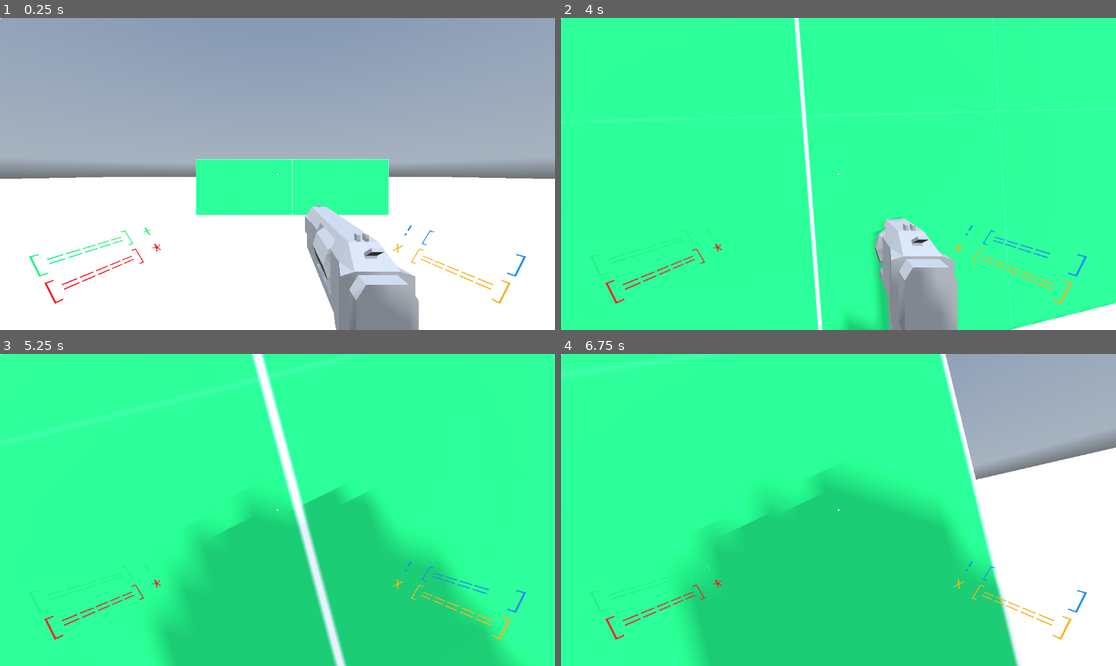
Above: before the commit, frames 1-4 (two rows, left to right).
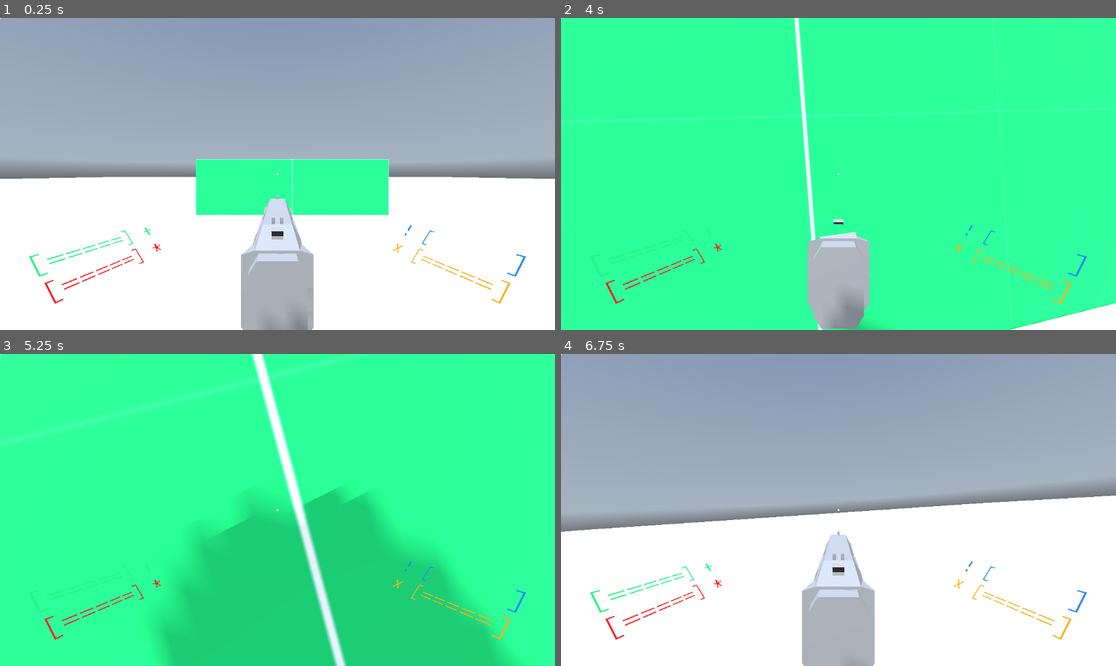
Above: after the commit, the same moments.

Repository: UPWRD1/game_fps
Game: Godot game, scene res://scenes/world.tscn
The game is run twice, just before and just after one commit, with the same random seed, the same clock (stepped at 60 frames per second) and the same inputs. A sky picture missing from this copy of the repository is replaced by a grey-blue gradient.
Inputs (mouse positions are in pixels of both pictures, inside the frame that each line leads up to):
- Up to frame 1 (0.25 s): no input
- Up to frame 2 (4 s): move the mouse to (866, 174) at 0.52 s; hold W (move_forward) from 0.53 s (still down); tap Ctrl (move_crouch) at 0.6, 1.55, 2.3, 2.85, 3.8 s; tap Space (move_jump) at 0.77, 1.52, 3.02, 3.77 s; move the mouse to (810, 174) at 1.27 s; tap E (do_sigact) at 1.35 s; move the mouse to (849, 167) at 2.02 s; click (849, 167) at 2.1 s; tap Enter at 2.75 s; move the mouse to (832, 180) at 2.77 s; move the mouse to (877, 177) at 3.52 s; hold Shift (move_sprint) from 3.53 s (still down)
- Up to frame 3 (5.25 s): keep holding W (move_forward); move the mouse to (233, 506) at 4.27 s; release Shift (move_sprint) at 4.28 s; tap Ctrl (move_crouch) at 4.35 s; tap Space (move_jump) at 4.52 s; move the mouse to (283, 510) at 5.02 s; hold E (do_sigact) from 5.03 s (still down)
- Up to frame 4 (6.75 s): tap Ctrl (move_crouch) at 5.3, 6.05, 6.6 s; move the mouse to (816, 503) at 5.77 s; release W (move_forward) at 5.78 s; release E (do_sigact) at 5.78 s; hold D (move_right) 5.78-6.53 s; click (816, 503) at 5.85 s; tap Space (move_jump) at 6.02 s; move the mouse to (866, 510) at 6.52 s; hold W (move_forward) from 6.53 s (still down)

The runs differ from the first frame. In frame 1, 9.7% of the frame differs, in the area x 43-76%, y 56-100%; in frame 2, 7.6%; in frame 3, less than 0.1%; in frame 4, 79%, in the area x 0-100%, y 0-100%.

Commit message:
minor fixes

Diff:
--- a/data/player/player.gd
+++ b/data/player/player.gd
@@ -210,7 +210,7 @@
 		if not is_on_floor() and not (state == State.WALL_RUNNING):
 			state = State.SLAMMING
 			slam()
-			  # Reset camera rotation when on floor
+		# Reset camera rotation when on floor
 
 	if Input.is_action_just_pressed("move_jump"):
 		if state == State.WALL_RUNNING:
--- a/data/player/player.tscn
+++ b/data/player/player.tscn
@@ -5,7 +5,7 @@
 [ext_resource type="Texture2D" uid="uid://bubwl36108v2r" path="res://data/cursors/crosshair001.png" id="2_nq3sk"]
 [ext_resource type="Shader" path="res://data/player/black_and_white.gdshader" id="2_wl38x"]
 [ext_resource type="PackedScene" uid="uid://cbfpia0gwba3w" path="res://hud.tscn" id="4_4nw8v"]
-[ext_resource type="PackedScene" uid="uid://kdlljg8egp8r" path="res://data/models/pew.dae" id="6_5x4d1"]
+[ext_resource type="PackedScene" uid="uid://dkfrsqiawumn0" path="res://scenes/pew.tscn" id="5_bib1v"]
 
 [sub_resource type="Animation" id="Animation_saxjg"]
 resource_name = "head_bob"
@@ -83,7 +83,6 @@
 size_flags_vertical = 3
 
 [node name="ColorRect2" type="ColorRect" parent="head/camera/ColorRect"]
-visible = false
 z_index = 1
 material = SubResource("ShaderMaterial_62tcw")
 layout_mode = 1
@@ -97,8 +96,8 @@
 
 [node name="Hud" parent="head/camera" instance=ExtResource("4_4nw8v")]
 
-[node name="pew" parent="head/camera" instance=ExtResource("6_5x4d1")]
-transform = Transform3D(-6.55671e-09, 0, 0.15, 0, 0.15, 0, -0.15, 0, -6.55671e-09, 0.4, -0.6, -1.385)
+[node name="pew" parent="head/camera" instance=ExtResource("5_bib1v")]
+transform = Transform3D(-8.74228e-09, 0, 0.2, 0, 0.2, 0, -0.2, 0, -8.74228e-09, 0, -0.7, -1.883)
 
 [node name="hud_camera" type="Camera2D" parent="head"]
 
@@ -113,5 +112,4 @@
 
 [node name="Timer" type="Timer" parent="."]
 
-[connection signal="significant_action" from="." to="." method="_on_significant_action"]
 [connection signal="timeout" from="Timer" to="." method="_on_timer_timeout"]
--- a/hud.gd
+++ b/hud.gd
@@ -40,7 +40,7 @@
 func updateHUD():
 	# Update labelAbility text
 	# Update labelAbility text
-	 # Update labelAbility text
+	# Update labelAbility text
 	draw_bar(PlayerVars.ability, parts.ability, "!", true)
 	draw_bar(PlayerVars.health, parts.health, "*", false)
 	draw_bar(PlayerVars.shield, parts.shield, "+", false)
--- a/hud.tscn
+++ b/hud.tscn
@@ -1,22 +1,8 @@
-[gd_scene load_steps=8 format=3 uid="uid://cbfpia0gwba3w"]
+[gd_scene load_steps=4 format=3 uid="uid://cbfpia0gwba3w"]
 
 [ext_resource type="FontFile" uid="uid://cg132hx1cuosq" path="res://data/fonts/IBMPlexMono-Regular.ttf" id="1_fhwjs"]
 [ext_resource type="Script" path="res://hud.gd" id="1_l4oh1"]
 [ext_resource type="Texture2D" uid="uid://bubwl36108v2r" path="res://data/cursors/crosshair001.png" id="2_acna1"]
-[ext_resource type="Shader" path="res://hud.gdshader" id="3_oineb"]
-
-[sub_resource type="ShaderMaterial" id="ShaderMaterial_1eoin"]
-render_priority = 0
-shader = ExtResource("3_oineb")
-
-[sub_resource type="ViewportTexture" id="ViewportTexture_x63v2"]
-viewport_path = NodePath("CanvasLayer/SubViewportContainer/SubViewport")
-
-[sub_resource type="ShaderMaterial" id="ShaderMaterial_h46jx"]
-resource_local_to_scene = true
-render_priority = 0
-shader = ExtResource("3_oineb")
-shader_parameter/TEXTURE = SubResource("ViewportTexture_x63v2")
 
 [node name="Node2D" type="Node2D"]
 light_mask = 2
@@ -26,9 +12,6 @@
 [node name="CanvasLayer" type="CanvasLayer" parent="."]
 
 [node name="SubViewportContainer" type="SubViewportContainer" parent="CanvasLayer"]
-light_mask = 2
-visibility_layer = 2
-material = SubResource("ShaderMaterial_1eoin")
 custom_minimum_size = Vector2(1152, 648)
 offset_right = 40.0
 offset_bottom = 40.0
@@ -106,9 +89,5 @@
 font_size = 20
 outline_size = 0
 
-[node name="Sprite3D" type="Sprite3D" parent="CanvasLayer/SubViewportContainer/SubViewport/Camera3D"]
-transform = Transform3D(0.2, 0, 0, 0, 0.2, 0, 0, 0, 0.2, 0, 0, -1.92215)
-material_override = SubResource("ShaderMaterial_h46jx")
-
 [node name="crosshair" type="Sprite2D" parent="CanvasLayer"]
 texture = ExtResource("2_acna1")
--- a/project.godot
+++ b/project.godot
@@ -12,7 +12,7 @@
 
 config/name="first person controller"
 run/main_scene="res://scenes/world.tscn"
-config/features=PackedStringArray("4.2", "Forward Plus")
+config/features=PackedStringArray("4.1", "Forward Plus")
 config/icon="res://icon.svg"
 
 [autoload]
--- a/scenes/world.tscn
+++ b/scenes/world.tscn
@@ -33,8 +33,11 @@
 
 [node name="SubViewportContainer" type="SubViewportContainer"]
 z_index = 1
-offset_right = 40.0
-offset_bottom = 40.0
+anchors_preset = 15
+anchor_right = 1.0
+anchor_bottom = 1.0
+grow_horizontal = 2
+grow_vertical = 2
 
 [node name="SubViewport" type="SubViewport" parent="."]
 handle_input_locally = false
Not shown, changed: data/models/pew.dae.import
